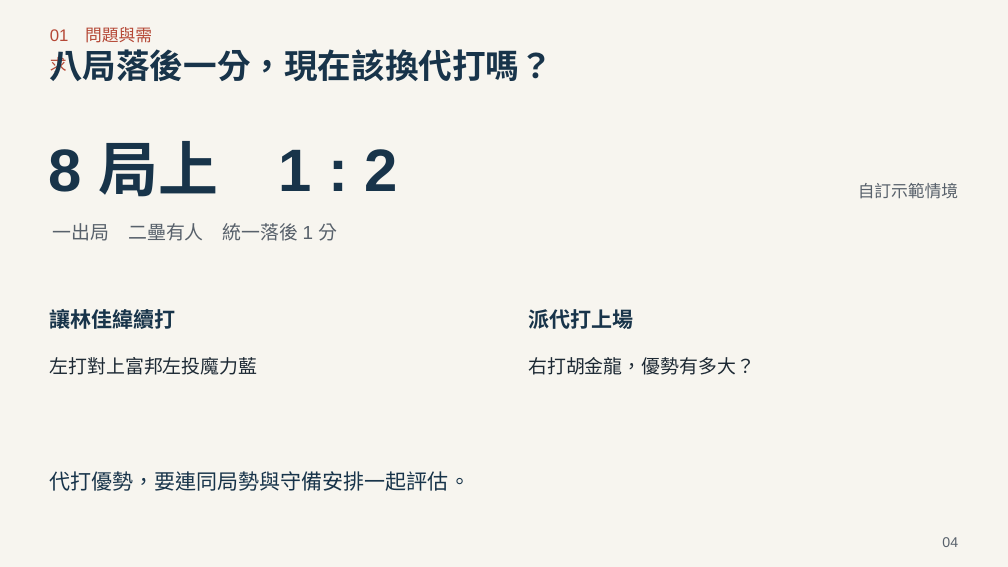
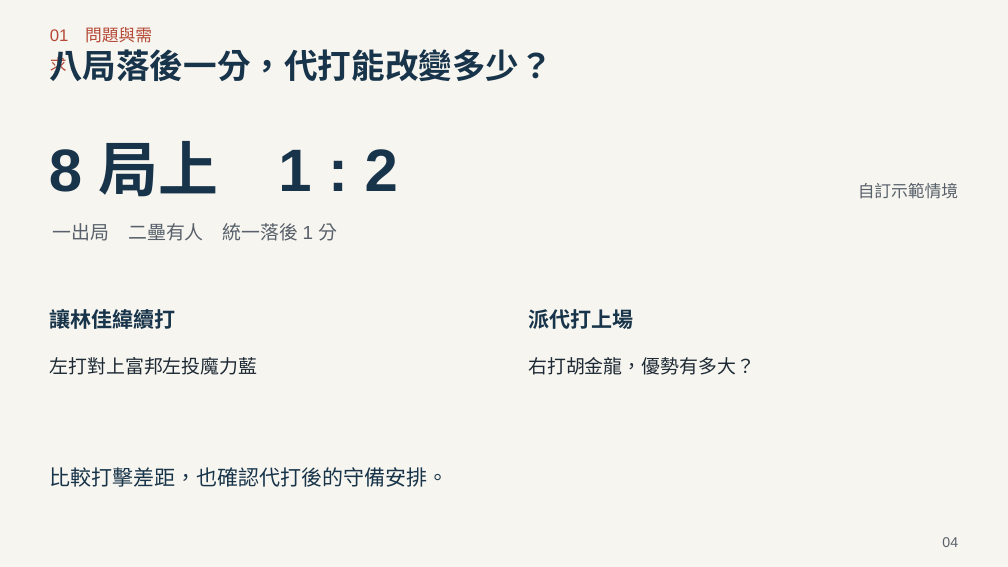
Before and after one commit to Da-Xiong-Chen/baseball_project, a slide deck: slide 4 of presentations/competition-2026/baseball-decision-22-slides.pptx. Drawn at 1008x567 pixels with LibreOffice and Linux fonts; fonts in the diff are those of the drawing. Boxes give left, top, right and bottom in pixels: in the first picture for what was removed or moved away, otherwise in the second. Text is boxed around its words. In the diff, an @@ line names an element or a change of style, - is before the commit and + after.

```diff
--- a/presentations/competition-2026/baseball-decision-22-slides.pptx
+++ b/presentations/competition-2026/baseball-decision-22-slides.pptx
@@ text at (49, 49, 553, 81): text changed @@
-八局落後一分，現在該換代打嗎？
+八局落後一分，代打能改變多少？
@@ text at (49, 467, 449, 487): text changed @@
-代打優勢，要連同局勢與守備安排一起評估。
+比較打擊差距，也確認代打後的守備安排。
```
Also in this commit, not shown: 11 other slides changed, 2 other files.
